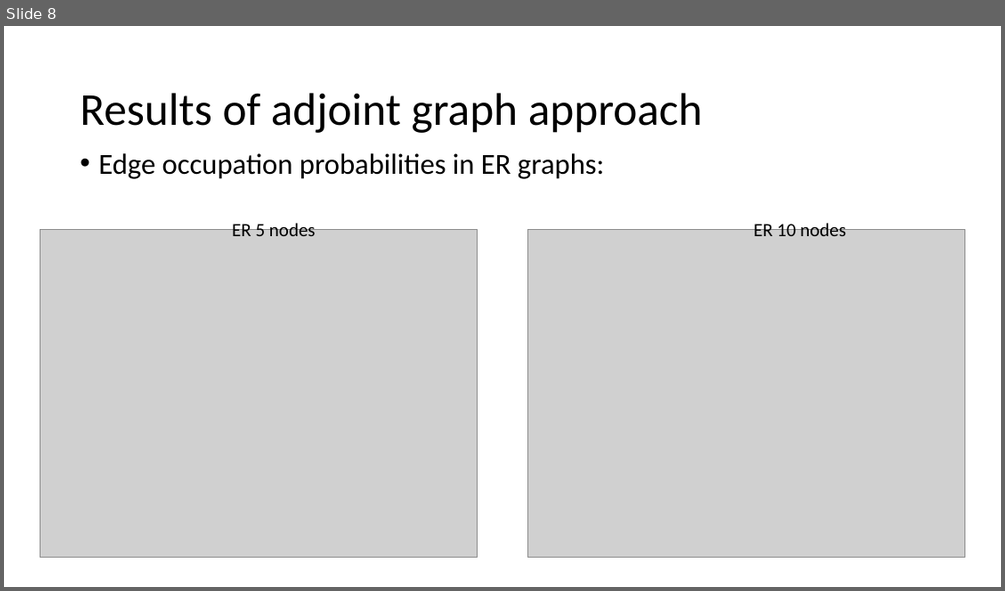
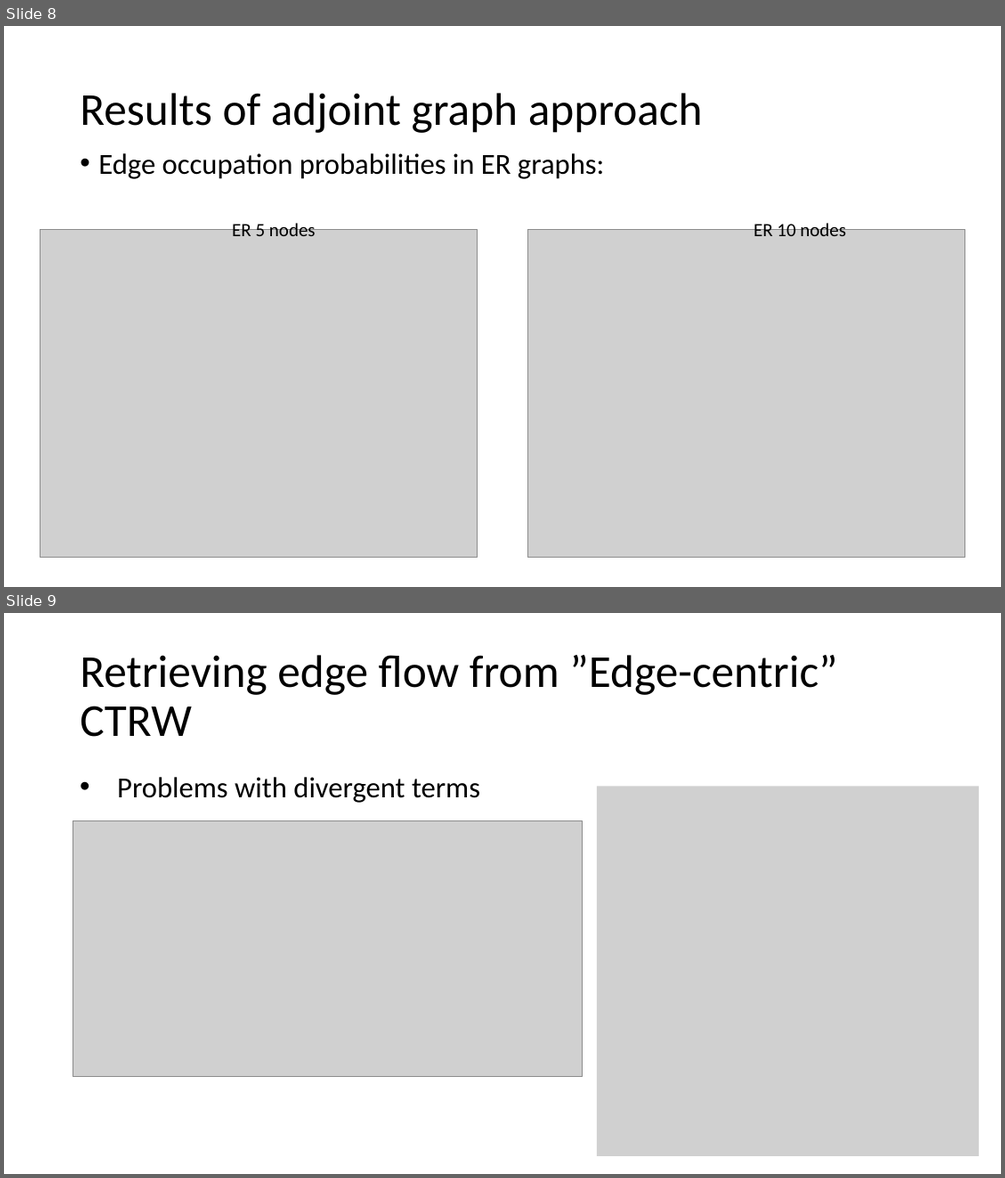
Before and after one commit to COSIN3-UOC/Hodge_decomposition, a slide deck: results_04_05.pptx. Shown one above the other, each under a label of ours: slide 8 before the commit, slides 8 and 9 after it. The pictures are 1005x591 and 1005x1178 pixels, drawn with LibreOffice and Linux fonts; fonts in the diff are those of the drawing; grey boxes stand for pictures. Boxes give left, top, right and bottom in pixels: in the first picture for what was removed or moved away, otherwise in the second. Text is boxed around its words. In the diff, an @@ line names an element or a change of style, - is before the commit and + after.

```diff
--- a/results_04_05.pptx
+++ b/results_04_05.pptx
@@ slide 9 added at [4,613,1001,1174], background #FFFFFF @@
@@ title added at [80,655,837,737], 44 pt, text #000000 @@
+Retrieving edge flow from ”Edge-centric” CTRW
@@ text added at [117,777,480,803], 28 pt, text #000000 @@
+• Problems with divergent terms
@@ picture added at [597,786,979,1156] @@
@@ picture added at [73,821,582,1077] @@
```
Also in this commit, not shown: 1 slide changed, 8 other slides added, 12 other files.
